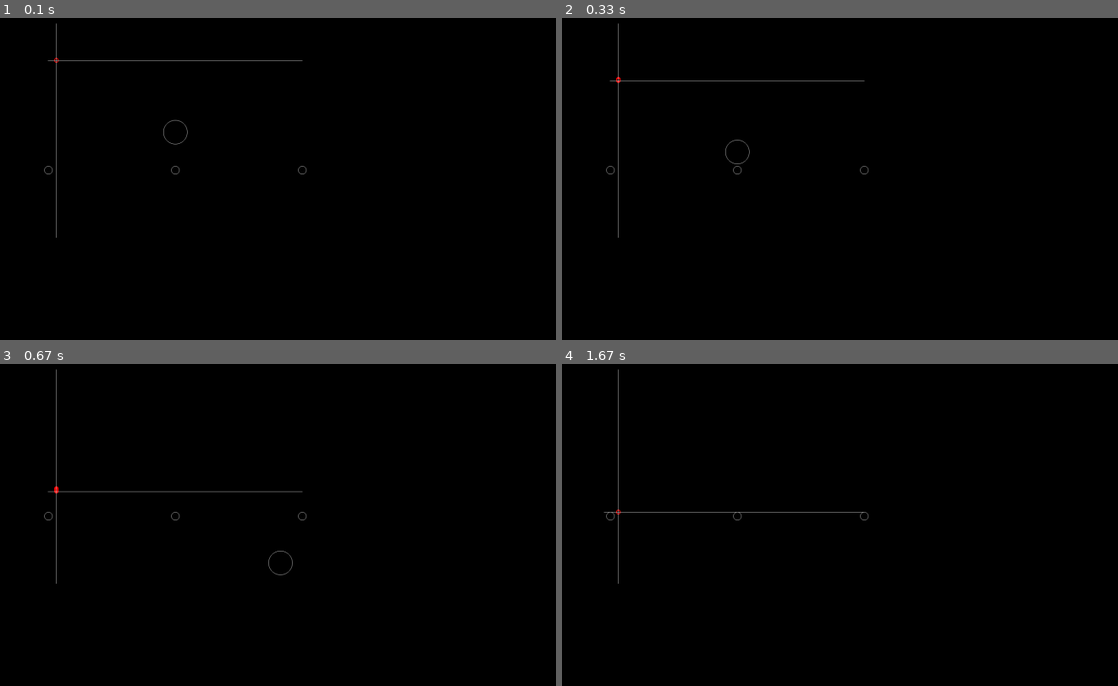
Above: before the commit, frames 1-4 (two rows, left to right).
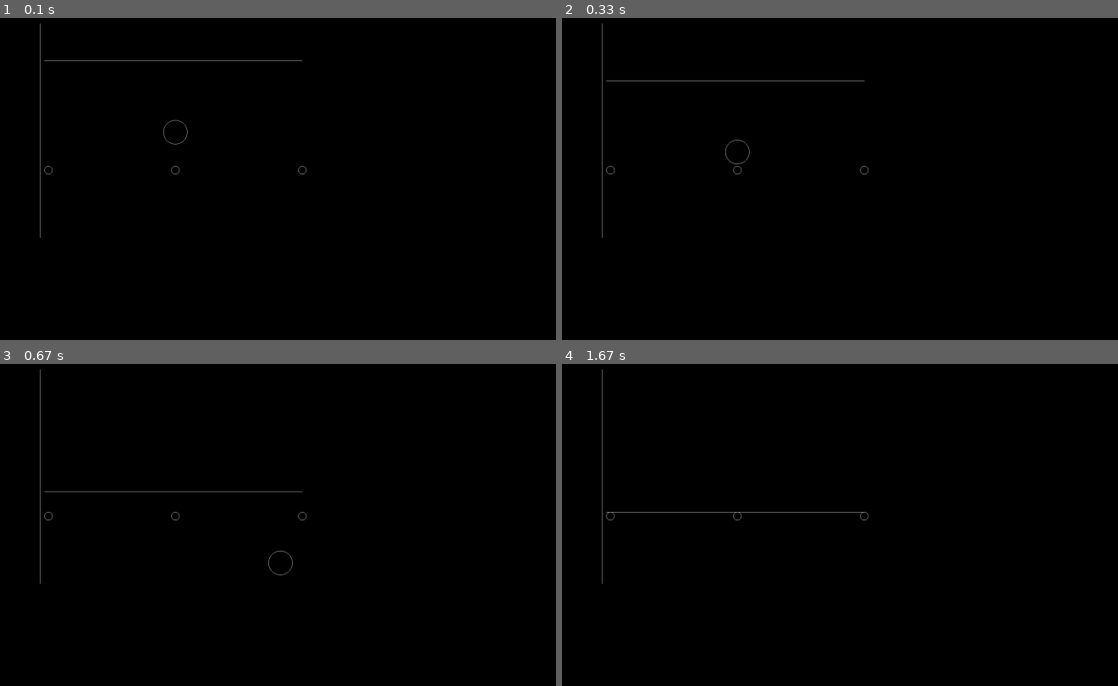
Above: after the commit, the same moments.

Repository: MoronicRocketFanatic/Pythonic_Physics_Engine
Game: pygame game, started from source/main.py
Two runs of this game, one before a commit and one after it. Both use one fixed random seed, a clock stepped at 60 frames per second and the inputs below.
Inputs:
- Up to frame 1 (0.1 s): no input
- Up to frame 2 (0.33 s): no input
- Up to frame 3 (0.67 s): hold Right from 0.33 s (still down)
- Up to frame 4 (1.67 s): release Right at 0.8 s; hold Up 0.83-1.13 s; hold Right 1.17-1.63 s

The runs differ from the first frame. In frame 1, 0.2% of the frame differs, in the area x 7-11%, y 1-69%; in frame 2, 0.2%; in frame 3, 0.2%; in frame 4, 0.2%.

Commit message:
line on line is DONE

Diff:
--- a/source/main.py
+++ b/source/main.py
@@ -26,9 +26,9 @@
 
 #objects
 # grav_objects = [Ball(display, WINDOW_WIDTH/2, WINDOW_HEIGHT/2)]
-grav_objects = [Ball(display, WINDOW_WIDTH/2, WINDOW_HEIGHT/2, 30), Line(display, WINDOW_WIDTH/3, WINDOW_HEIGHT/3, WINDOW_WIDTH/3*2, WINDOW_HEIGHT/3), Line(display, WINDOW_WIDTH/3-1, WINDOW_HEIGHT/3, WINDOW_WIDTH/3*2, WINDOW_HEIGHT/3)]
+grav_objects = [Ball(display, WINDOW_WIDTH/2, WINDOW_HEIGHT/2, 30), Line(display, WINDOW_WIDTH/3, WINDOW_HEIGHT/3, WINDOW_WIDTH/3*2, WINDOW_HEIGHT/3), Line(display, WINDOW_WIDTH/3-10, WINDOW_HEIGHT/3, WINDOW_WIDTH/3*2, WINDOW_HEIGHT/3)]
 # no_grav_objects = [Line(display, 0, 0, 0, WINDOW_HEIGHT-1, anchored=True), Line(display, 0, WINDOW_HEIGHT-1, WINDOW_W …(181 unchanged characters)…
-no_grav_objects = [Ball(display, WINDOW_WIDTH/2, WINDOW_HEIG …(150 unchanged characters)… ored=True), Line(display, WINDOW_WIDTH/3+20, WINDOW_HEIGHT/4, WINDOW_WIDTH/3+20, WINDOW_HEIGHT/2*1.5, anchored=True)]
+no_grav_objects = [Ball(display, WINDOW_WIDTH/2, WINDOW_HEIG …(150 unchanged characters)… ored=True), Line(display, WINDOW_WIDTH/3-20, WINDOW_HEIGHT/4, WINDOW_WIDTH/3-20, WINDOW_HEIGHT/2*1.5, anchored=True)]
 invisible_physics_objects = [] #for invisible walls, etc
 rendered_objects = [] #rendered but without collisions, gui maybe?
 
@@ -65,7 +65,7 @@
     phys_solver.update(delta_time)
 
 
-    #I should split these onto three other threads for better perf
+    #I should split these onto three other threads for better perf?
     for object in grav_objects:
         if object.draw_antialiased_wireframe():
             grav_objects.remove(object)
--- a/source/solver.py
+++ b/source/solver.py
@@ -85,6 +85,7 @@
         super().__init__(surface, x, y, color, rotation, rotation_center, permanent_rotation, anchored)
         self.position_2 = Vector2(x_2, y_2)
         self.last_position_2 = Vector2(x_2, y_2)
+        self.dir = self.position_2 - self.position
 
 
     def update_position(self, delta_time: float) -> None:
@@ -291,18 +292,20 @@
             intersect_distance_1 = ((x_4-x_3)*(y_1-y_3) - (y_4-y_3)*(x_1-x_3)) / ((y_4-y_3)*(x_2-x_1) - (x_4-x_3)*(y_2-y_1))
             intersect_distance_2 = ((x_2-x_1)*(y_1-y_3) - (y_2-y_1)*(x_1-x_3)) / ((y_4-y_3)*(x_2-x_1) - (x_4-x_3)*(y_2-y_1))
         except ZeroDivisionError:
-            line_1.position[1] -= 1
-            line_1.position_2[1] -= 1
-            line_2.position[1] += 1
-            line_2.position_2[1] += 1
-            # print("parallel")
+            if (self.line_on_point(line_2, line_1.position)) and (self.line_on_point(line_2, line_1.position_2)):
+                line_1.position[1] += 0.0000005
+                line_1.position_2[1] += 0.0000005
+                line_2.position[1] -= 0.0000005
+                line_2.position_2[1] -= 0.0000005
+                print("parallel")
             return True
 
         # else:
         #     print("parallel")
         #     return True
 
-
+        # line_1_coefficients = [(y_1-y_2), (x_2-x_1), (x_1*y_2-x_2-y_1)]
+        # line_1_coefficients = [(y_1-y_2), (x_2-x_1), (x_1*y_2-x_2-y_1)]
         if (intersect_distance_1 < 0 or intersect_distance_1 > 1) or (intersect_distance_2 < 0  or intersect_distance_2 > 1):
             return False
 
@@ -316,6 +319,20 @@
         # except ZeroDivisionError:
         #     n = Vector2()
 
+        line_1.dir = line_1.position_2 - line_1.position #figure out the directions of lines
+        line_2.dir = line_2.position_2 - line_2.position
+
+        line_1.position = line_1.position + intersect_distance_1 * line_1.dir *(not line_1.anchored) #distance along the line * the line direction + the original point
+        line_1.position_2 = line_1.position_2 + intersect_distance_1 * line_1.dir *(not line_1.anchored)
+        line_2.position = line_2.position + intersect_distance_2 * line_2.dir *(not line_2.anchored)
+        line_2.position_2 = line_2.position_2 + intersect_distance_2 * line_2.dir *(not line_2.anchored)
+
+
+        # line_1.position += intersect_distance_1
+        # line_1.position_2 += intersect_distance_1
+        # line_2.position += intersect_distance_2
+        # line_2.position_2 += intersect_distance_2
+
         # delta = None
         # line_1.position = line_1.position - line_1.last_position
         # line_1.position_2 = line_1.position_2 - line_1.last_position_2
